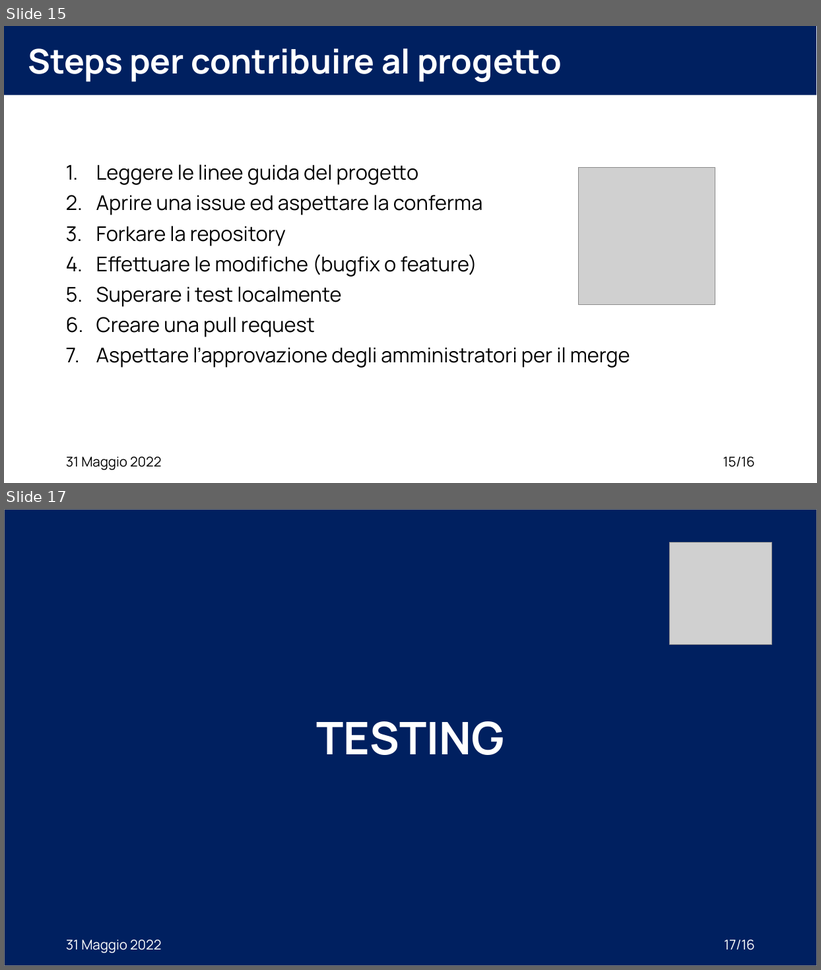
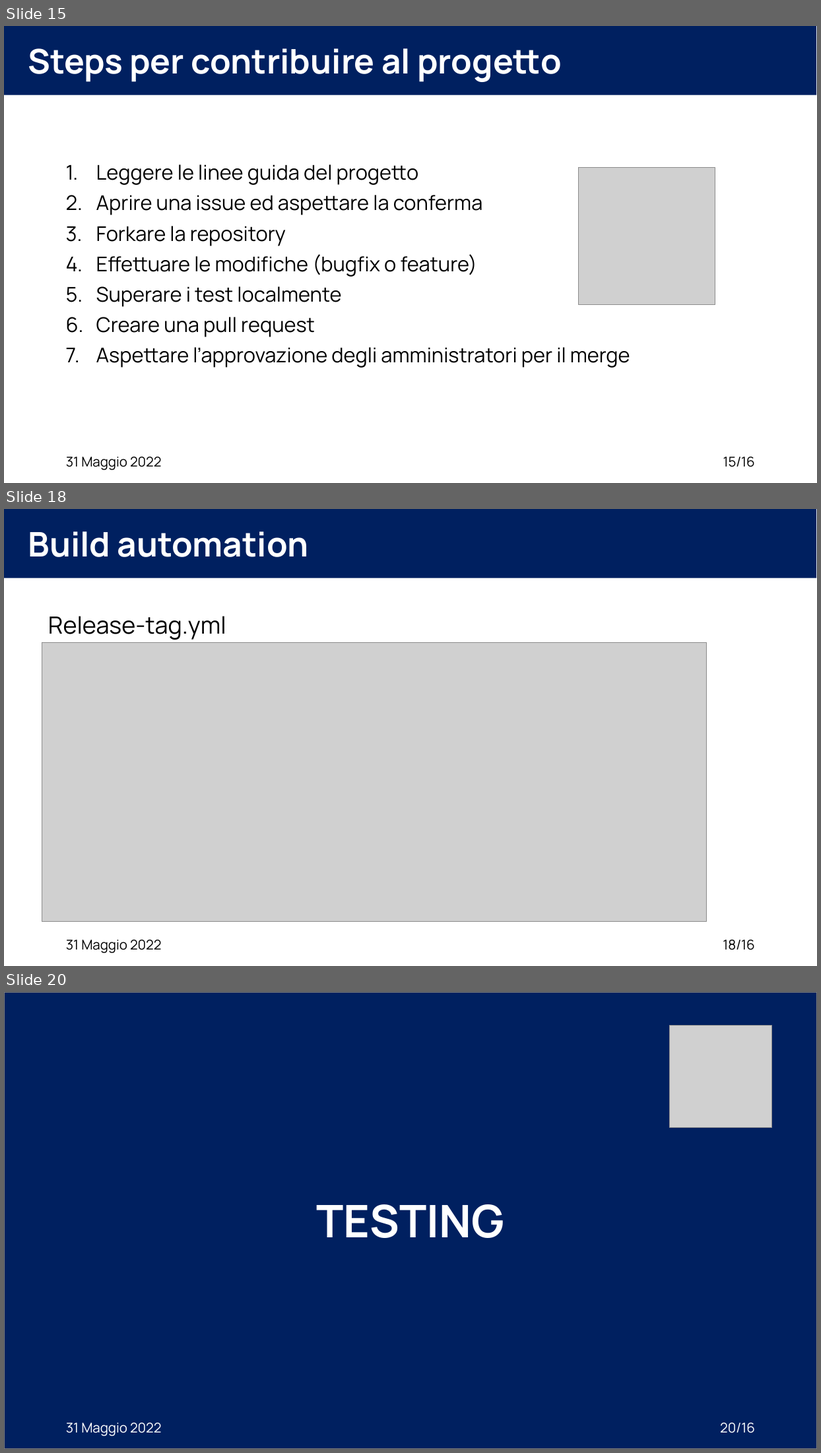
Before and after one commit to XidaZ3/MTSSAssignment3, a slide deck: MTSSAssignment3.pptx. Shown one above the other, each under a label of ours: slides 15 and 17 before the commit, slides 15, 18 and 20 after it; the slides between them are not shown. The pictures are 821x970 and 821x1453 pixels, drawn with LibreOffice and Linux fonts; fonts in the diff are those of the drawing; grey boxes stand for pictures. Boxes give left, top, right and bottom in pixels: in the first picture for what was removed or moved away, otherwise in the second. Text is boxed around its words. In the diff, an @@ line names an element or a change of style, - is before the commit and + after.

```diff
--- a/MTSSAssignment3.pptx
+++ b/MTSSAssignment3.pptx
@@ slide 18 added at (4,509,817,966), background #FFFFFF @@
@@ rectangle added at (4,509,817,578), fill #002060 @@
@@ title added at (28,531,309,557), 40 pt, text #FFFFFF, bold @@
+Build automation
@@ text added at (48,616,226,640), 28 pt, text #000000 @@
+Release-tag.yml
@@ picture added at (42,642,706,922) @@
@@ text added at (66,940,162,954), 16 pt, text #000000 @@
+31 Maggio 2022
@@ page number added at (723,940,754,951), 16 pt, text #000000 @@
+18/16
@@ what was slide 17 is now slide 20 @@
@@ page number at (720,1423,755,1434): text changed @@
-17/16
+20/16
```
Also in this commit, not shown: 1 slide changed, 2 other slides added, 4 other files.
